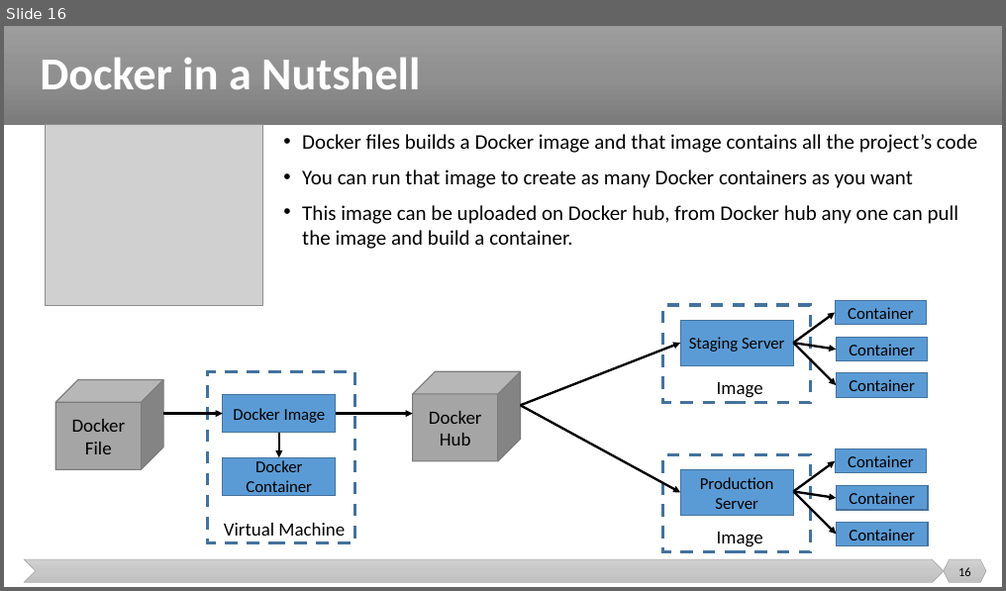
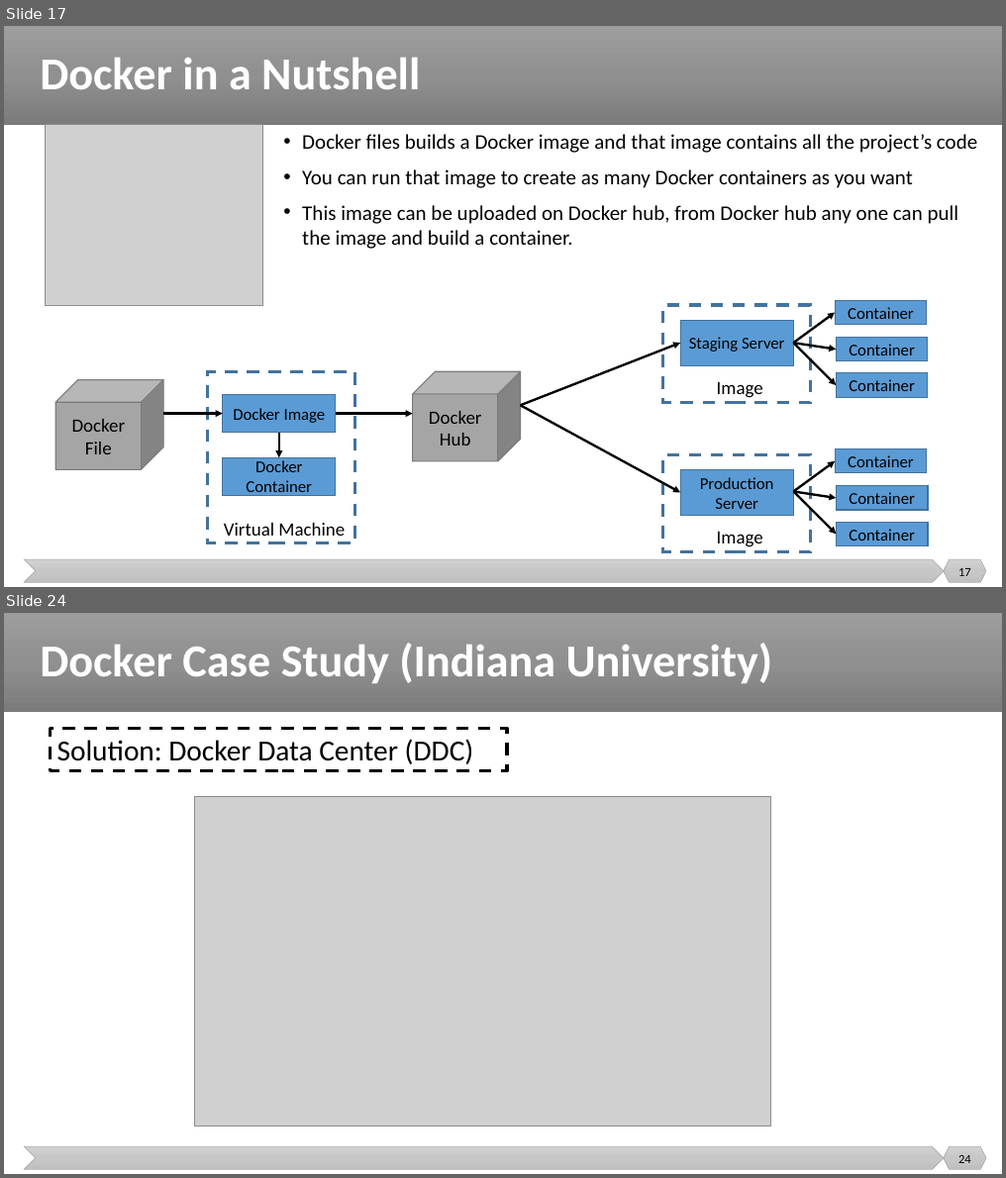
Before and after one commit to malenezi/malenezi, a slide deck: SE489/Lectures/4-Containerization/Containerization.pptx. Shown one above the other, each under a label of ours: slide 16 before the commit, slides 17 and 24 after it; the slides between them are not shown. The pictures are 1006x591 and 1006x1178 pixels, drawn with LibreOffice and Linux fonts; fonts in the diff are those of the drawing; grey boxes stand for pictures. Boxes give left, top, right and bottom in pixels: in the first picture for what was removed or moved away, otherwise in the second. Text is boxed around its words. In the diff, an @@ line names an element or a change of style, - is before the commit and + after.

```diff
--- a/SE489/Lectures/4-Containerization/Containerization.pptx
+++ b/SE489/Lectures/4-Containerization/Containerization.pptx
@@ slide 24 added at [4,613,1002,1174], background #FFFFFF; not listed: 3 template elements that a slide beside it also shows @@
@@ title added at [40,643,773,683], 44 pt, text #FFFFFF, bold @@
+Docker Case Study (Indiana University)
@@ rectangle added at [50,728,507,771], outline #000000 3 pt dashed, 28 pt, text #000000 @@
+Solution: Docker Data Center (DDC)
@@ picture added at [195,797,771,1127] @@
@@ page number added at [958,1156,971,1163], 12 pt, text #000000 @@
+24
@@ what was slide 16 is now slide 17 @@
@@ page number at [958,569,971,576]: text changed @@
-16
+17
```
Also in this commit, not shown: 17 other slides added.
